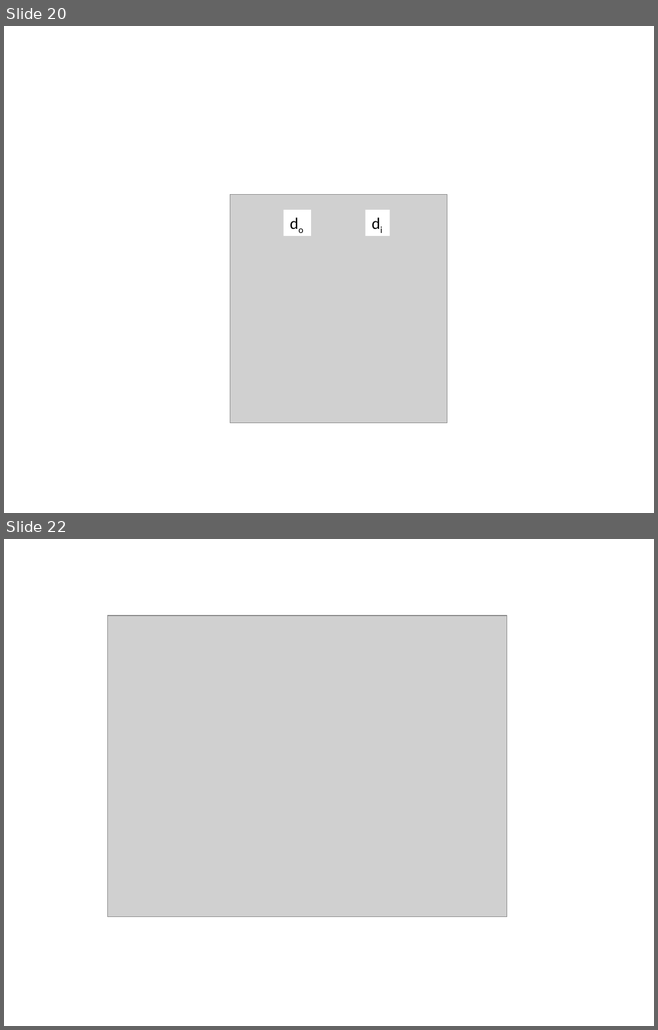
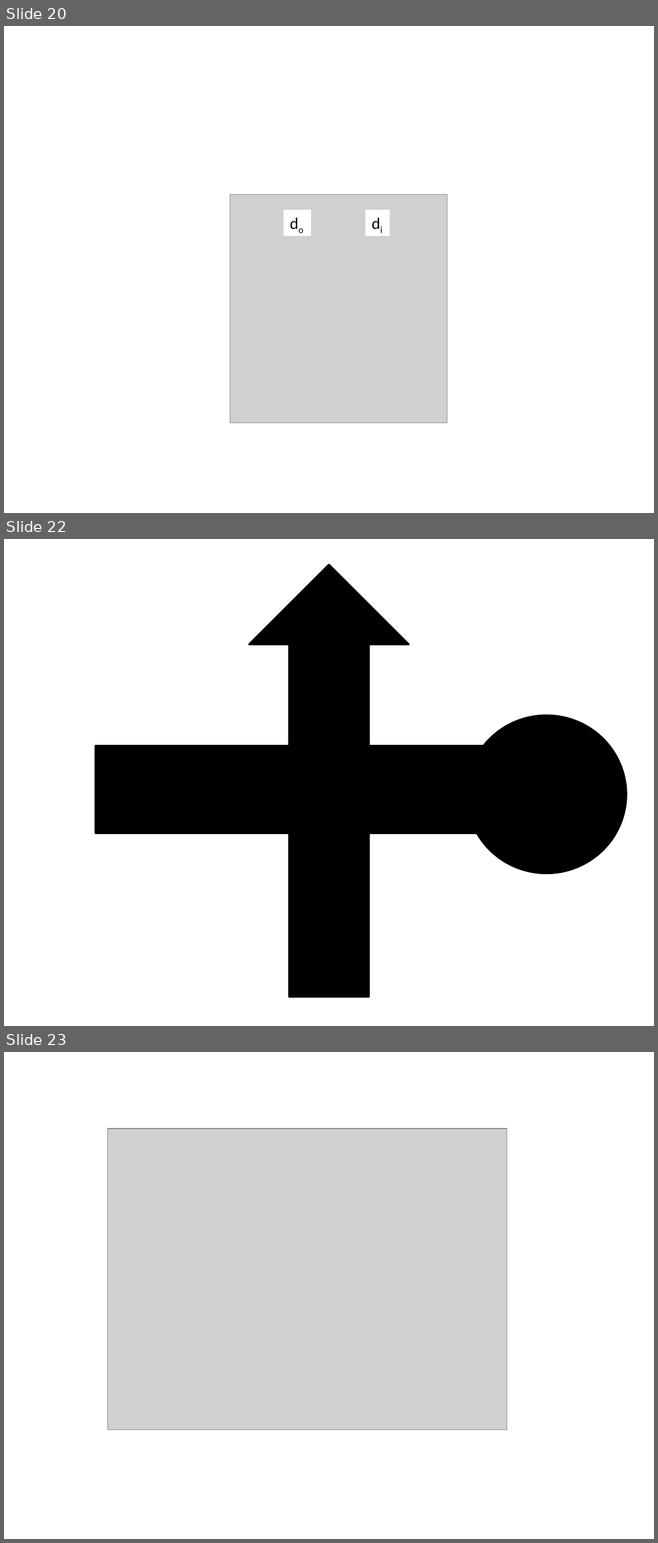
Before and after one commit to rtlines/Introductory-Physics-II, a slide deck: Lecture_Slides/PH 123 Lecture 15.pptx. Shown one above the other, each under a label of ours: slides 20 and 22 before the commit, slides 20, 22 and 23 after it; the slides between them are not shown. The pictures are 658x1030 and 658x1543 pixels, drawn with LibreOffice and Linux fonts; fonts in the diff are those of the drawing; grey boxes stand for pictures. Boxes give left, top, right and bottom in pixels: in the first picture for what was removed or moved away, otherwise in the second. Text is boxed around its words. In the diff, an @@ line names an element or a change of style, - is before the commit and + after.

```diff
--- a/Lecture_Slides/PH 123 Lecture 15.pptx
+++ b/Lecture_Slides/PH 123 Lecture 15.pptx
@@ slide 22 added at [4,539,654,1026], background #FFFFFF @@
@@ up arrow added at [249,565,409,997], fill #000000, outline #000000 2 pt @@
@@ ellipse added at [466,716,626,874], fill #000000, outline #000000 2 pt @@
@@ rectangle added at [96,746,524,834], fill #000000, outline #000000 2 pt @@
@@ what was slide 22 is now slide 23 @@
```
Also in this commit, not shown: 1 other slide added, 1 slide removed, 18 other files.
